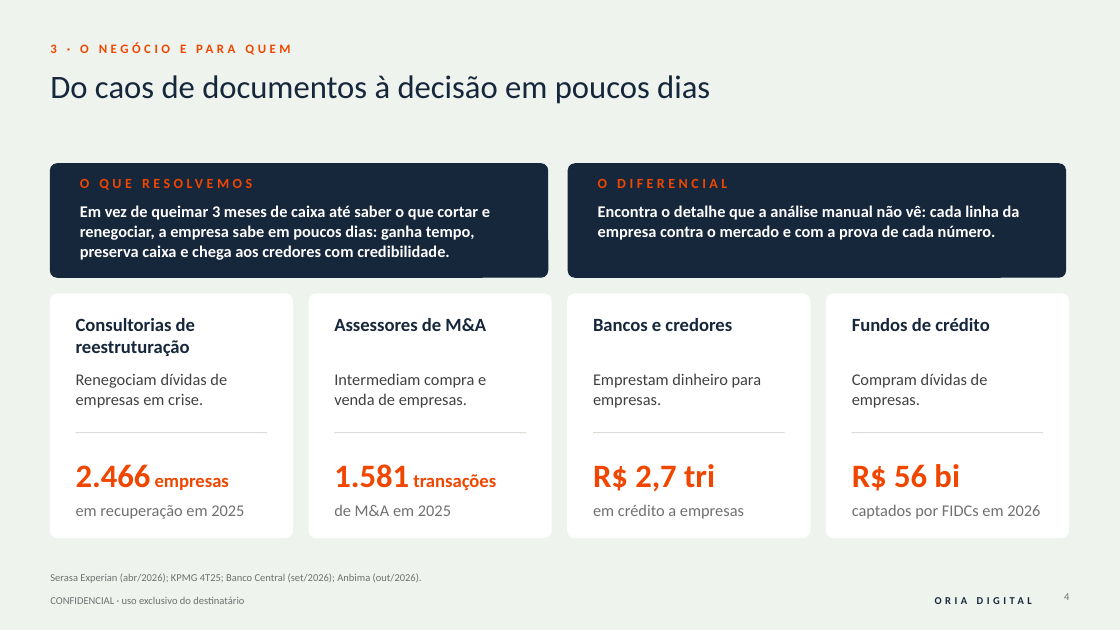
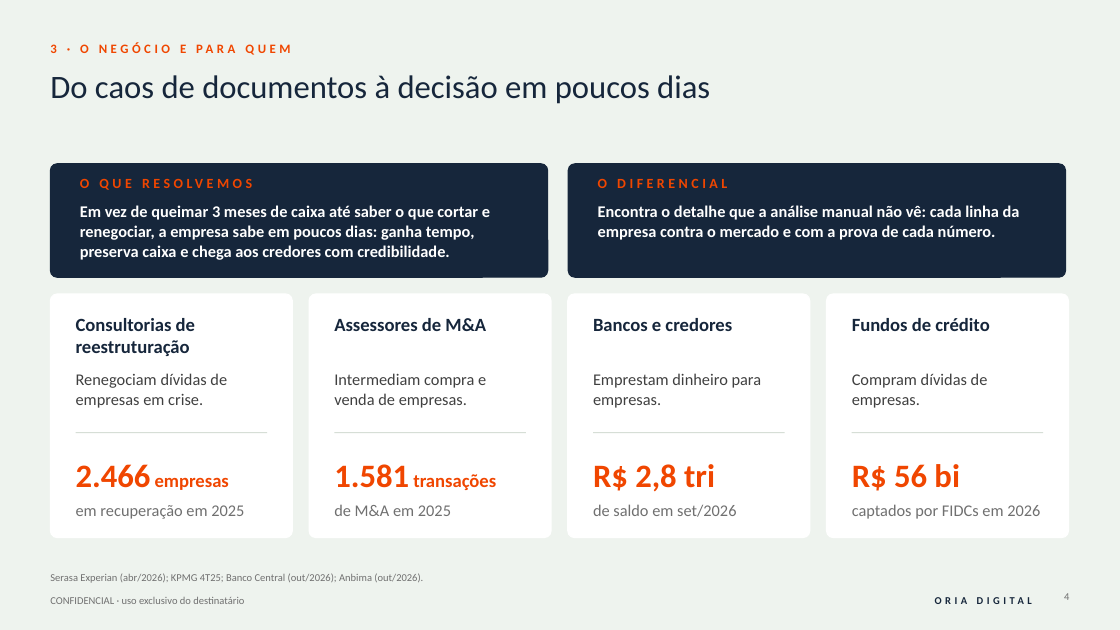
Before and after one commit to rodrigovaroto-wq/Oria-Digital, a slide deck: slide 4 of Apresentações/Business Plan Oria Digital/1_entrega/Business_Plan_Oria_Digital_v3.pptx. Drawn at 1120x630 pixels with LibreOffice and Linux fonts; fonts in the diff are those of the drawing. Boxes give left, top, right and bottom in pixels: in the first picture for what was removed or moved away, otherwise in the second. Text is boxed around its words. In the diff, an @@ line names an element or a change of style, - is before the commit and + after.

```diff
--- a/Apresentações/Business Plan Oria Digital/1_entrega/Business_Plan_Oria_Digital_v3.pptx
+++ b/Apresentações/Business Plan Oria Digital/1_entrega/Business_Plan_Oria_Digital_v3.pptx
@@ text at bbox=[593, 464, 715, 491]: text changed @@
-R$ 2,7 tri
+R$ 2,8 tri
@@ text at bbox=[593, 504, 736, 517]: text changed @@
-em crédito a empresas
+de saldo em set/2026
@@ text at bbox=[50, 573, 423, 583]: text changed @@
-Serasa Experian (abr/2026); KPMG 4T25; Banco Central (set/2026); Anbima (out/2026).
+Serasa Experian (abr/2026); KPMG 4T25; Banco Central (out/2026); Anbima (out/2026).
```
Also in this commit, not shown: 8 other slides changed, 1 slide removed, 24 other files.
